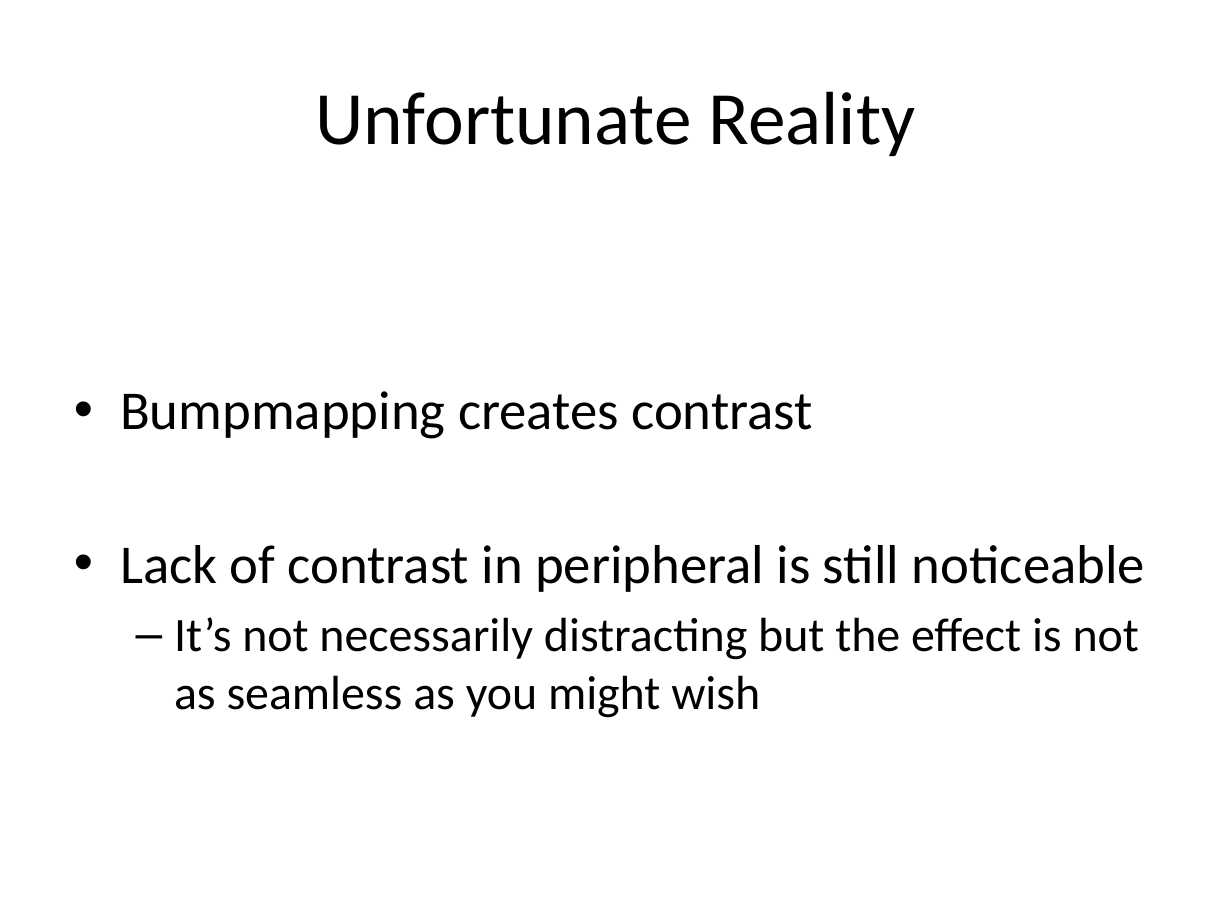
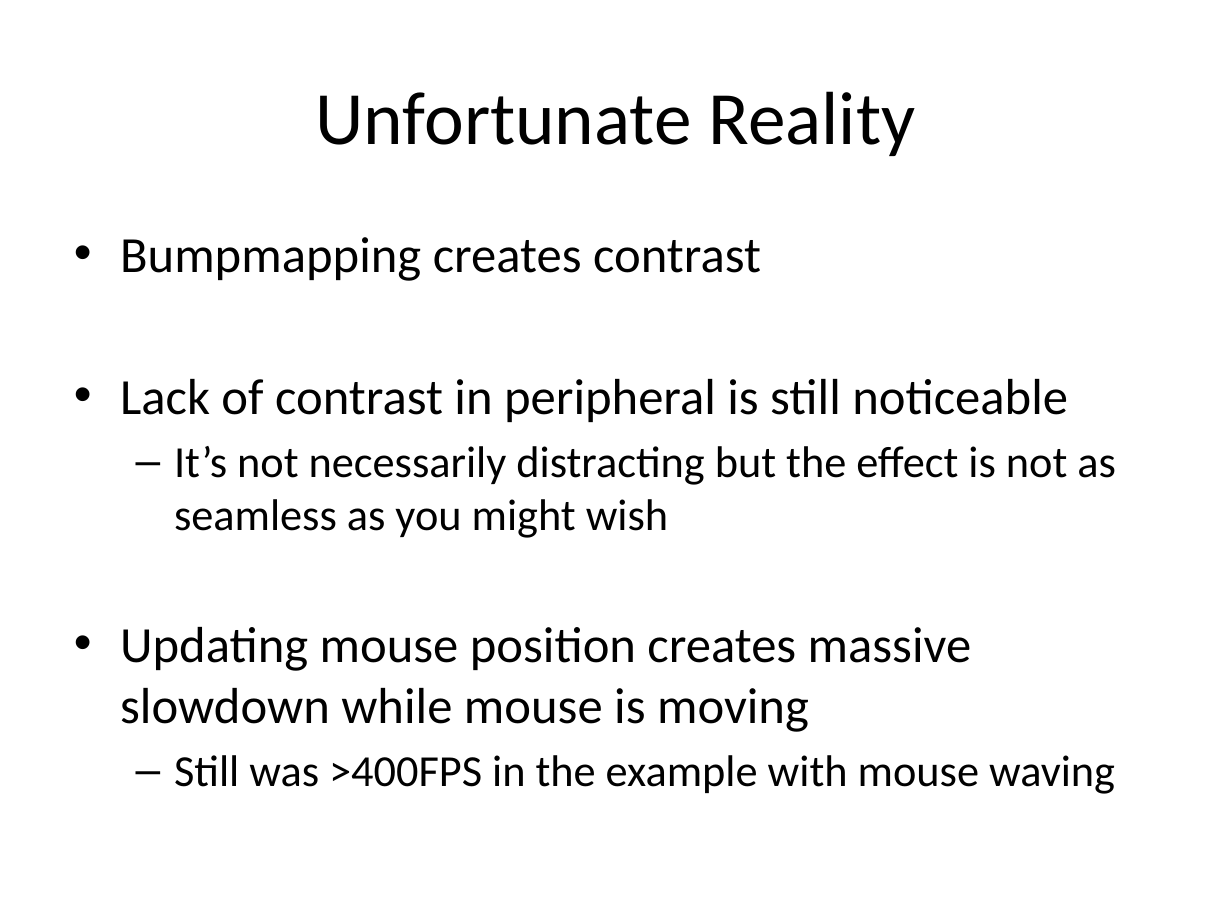
Before and after one commit to MounikaArkala/txstateprojects, a slide deck: slide 25 of Fall 2009 notes/Algorithm Design and Analysis/Extra Credit/Dynamic Gaze-Contingent Rendering Complexity Scaling.pptx. Drawn at 1232x924 pixels with LibreOffice and Linux fonts; fonts in the diff are those of the drawing. Boxes give left, top, right and bottom in pixels: in the first picture for what was removed or moved away, otherwise in the second. Text is boxed around its words. In the diff, an @@ line names an element or a change of style, - is before the commit and + after.

```diff
--- a/Fall 2009 notes/Algorithm Design and Analysis/Extra Credit/Dynamic Gaze-Contingent Rendering Complexity Scaling.pptx
+++ b/Fall 2009 notes/Algorithm Design and Analysis/Extra Credit/Dynamic Gaze-Contingent Rendering Complexity Scaling.pptx
@@ text at bbox=[120, 237, 1116, 538]: size 32 to 29.6 pt in "Bumpmapping creates contrast", "Lack of contrast in peripheral is still ..."; size 28 to 25.9 pt in "It’s not necessarily distracting but the effect ..." @@
@@ text at bbox=[120, 627, 1115, 794]: paragraphs added @@
+• Updating mouse position creates massive slowdown while mouse is moving
+  – Still was >400FPS in the example with mouse waving
```
Also in this commit, not shown: 3 other slides changed, 2 slides added.
